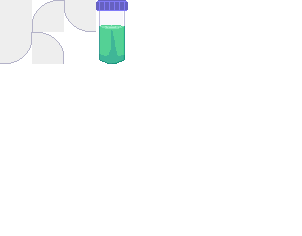
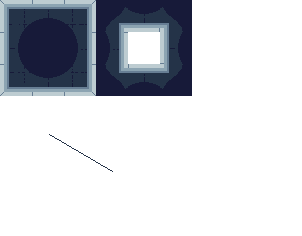
Layered file, before and after one edit (302 × 236). Changes by layer:
"Layer 6": opacity 11% → 100%, moved it into group "GroundAddOns", painted on it over [96, 11, 129, 65]
added group "Slopes" with 1 layers above "BaseHole" over [49, 134, 113, 172]
added layer "Layer 16" in group "Slopes" over [49, 134, 113, 172]
added group "BaseHole" with 8 layers above "BaseTiles" over [96, 0, 192, 96]
added layer "Layer 12 copy" in group "BaseHole" over [96, 32, 128, 64]
added layer "Layer 14 copy" in group "BaseHole" over [128, 0, 160, 32]
added layer "Layer 10 copy" in group "BaseHole" over [160, 32, 192, 64]
added layer "Layer 8 copy" in group "BaseHole" over [128, 64, 160, 96]
added layer "Layer 9 copy 4" in group "BaseHole" over [159, 0, 192, 32]
added layer "Layer 9 copy 3" in group "BaseHole" over [96, 0, 129, 32]
added layer "Layer 9 copy 2" in group "BaseHole" over [159, 64, 192, 96]
added layer "Layer 9 copy" in group "BaseHole" over [96, 64, 129, 96]
added group "BaseTiles" with 21 layers above "Layer 4" over [0, 0, 97, 96]
moved "Layer 5" into group "BaseGround", painted on it over [0, 0, 128, 96]
removed layer "Layer 2 copy 3" over [64, 0, 96, 32]
removed layer "Layer 2 copy 2" over [0, 32, 103, 64]
removed layer "Layer 2 copy" over [32, 32, 64, 64]
removed layer "Layer 2" over [32, 0, 64, 32]
moved "Layer 1" into group "BaseGround", painted on it over [0, 0, 32, 32]
added layer "Layer 7" in group "BaseTiles" over [0, 0, 32, 32]
added layer "Layer 8" in group "BaseTiles" over [32, 0, 64, 32]
added layer "Layer 9" in group "BaseTiles" over [64, 0, 97, 32]
added layer "Layer 10" in group "BaseTiles" over [0, 32, 32, 64]
added layer "Layer 11" in group "BaseTiles" over [32, 32, 64, 64]
…and 4 more changes (4 added)
